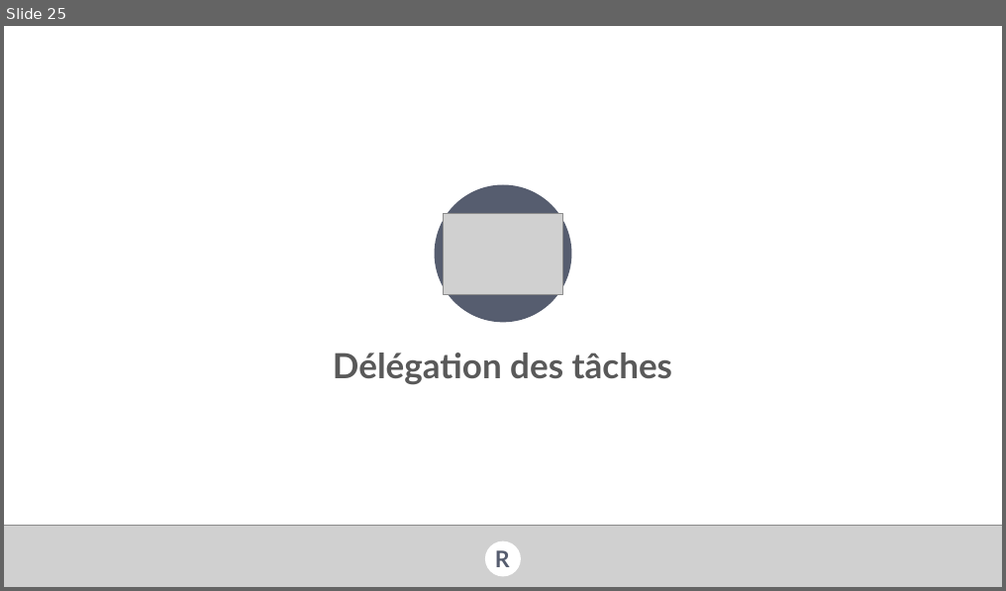
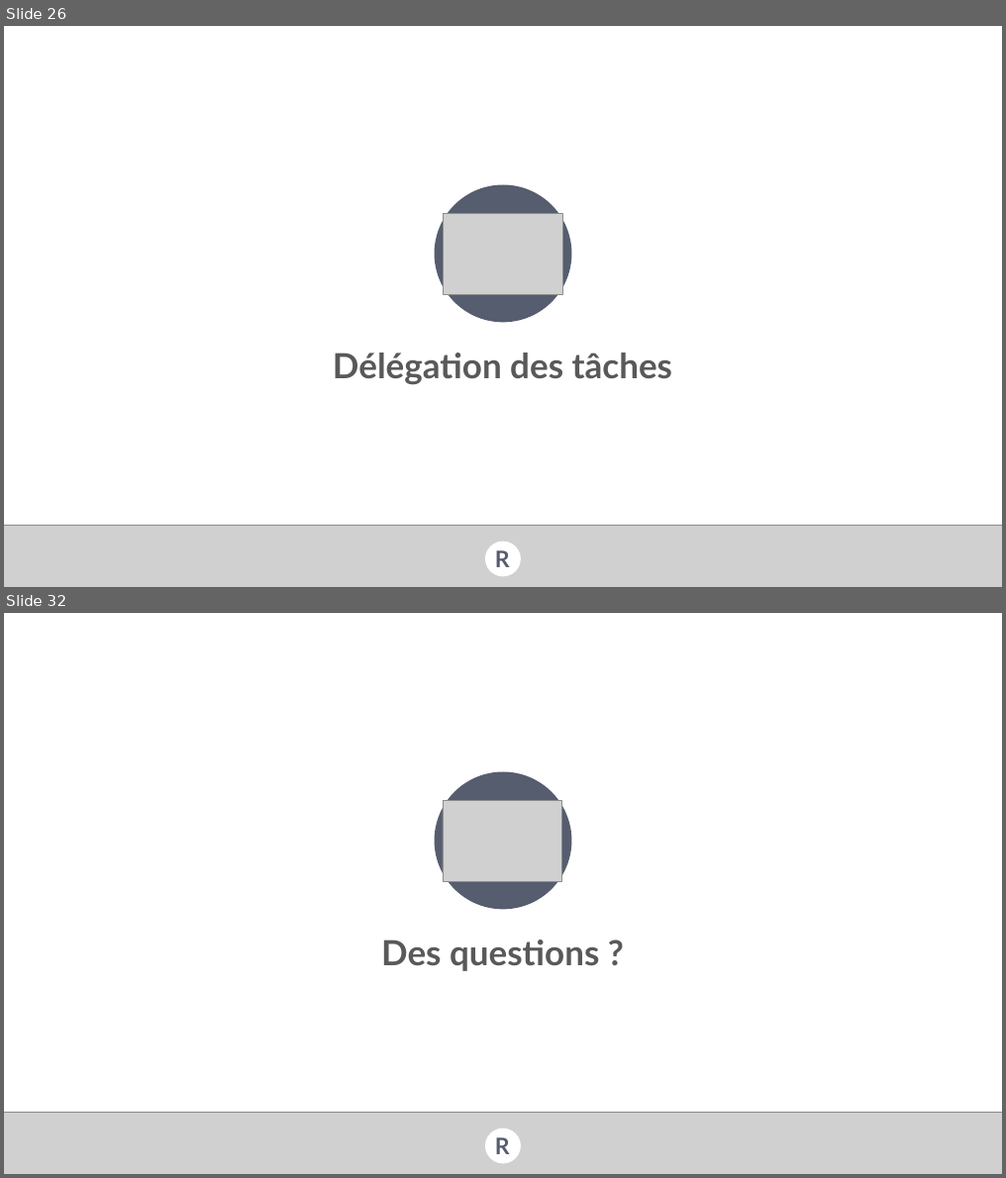
Before and after one commit to val92130/RSmart, a slide deck: Docs/Forum PI/RSmart presentation forum PI .pptx. Shown one above the other, each under a label of ours: slide 25 before the commit, slides 26 and 32 after it; the slides between them are not shown. The pictures are 1006x591 and 1006x1178 pixels, drawn with LibreOffice and Linux fonts; fonts in the diff are those of the drawing; grey boxes stand for pictures; background and template pictures are left out. Boxes give left, top, right and bottom in pixels: in the first picture for what was removed or moved away, otherwise in the second. Text is boxed around its words. In the diff, an @@ line names an element or a change of style, - is before the commit and + after.

```diff
--- a/Docs/Forum PI/RSmart presentation forum PI .pptx
+++ b/Docs/Forum PI/RSmart presentation forum PI .pptx
@@ slide 32 added at (4, 613, 1002, 1174), background picture (left out) @@
@@ ellipse added at (434, 772, 572, 910), fill #565D6F @@
@@ picture added at (443, 800, 562, 881) @@
@@ text added at (381, 940, 599, 971), 50 pt, text #595959, bold @@
+Des questions ?
@@ picture added at (4, 1112, 1002, 1174) @@
@@ ellipse added at (485, 1129, 521, 1163), fill #FFFFFF @@
@@ text added at (495, 1138, 510, 1155), 33 pt, text #565D6F, bold @@
+R
@@ what was slide 25 is now slide 26 @@
```
Also in this commit, not shown: 5 slides changed, 6 other slides added, 19 slides removed, 2 other files.
